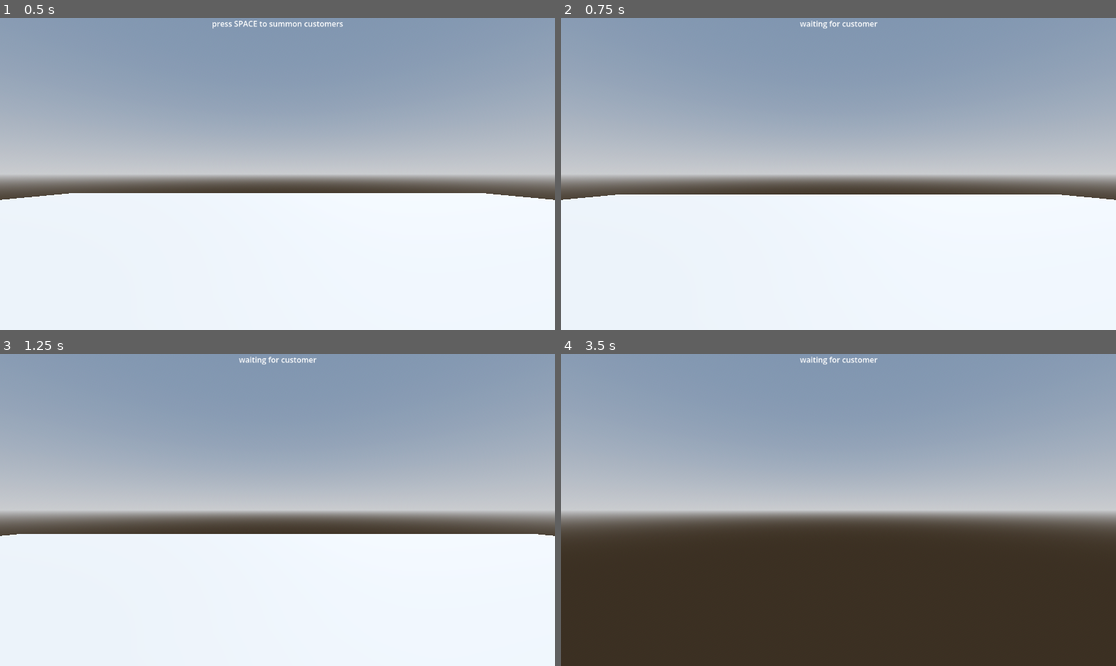
Above: before the commit, frames 1-4 (two rows, left to right).
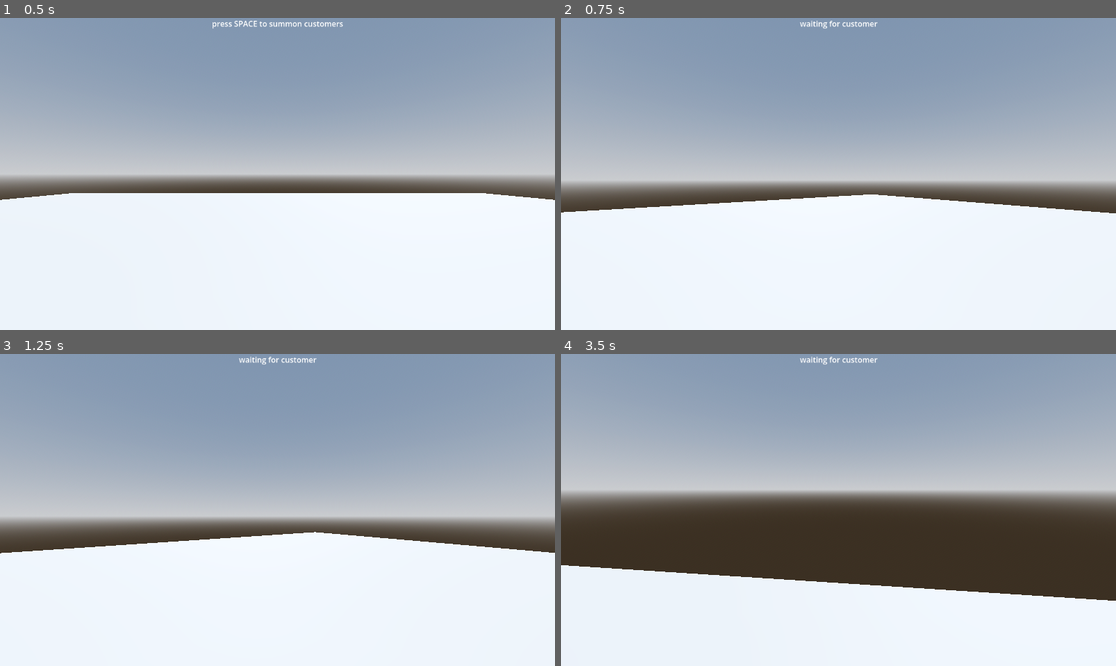
Above: after the commit, the same moments.

Repository: nidofir/ThePerfectPump
Game: Godot game, scene res://Scenes/3D Level.tscn
Same seed, same stepped clock (60 frames per second), same inputs: the game is played once before the commit and once after it. This scene is started directly instead of the project's main scene.
Inputs (mouse positions are in pixels of both pictures, inside the frame that each line leads up to):
- Up to frame 1 (0.5 s): no input
- Up to frame 2 (0.75 s): tap Space at 0.5 s; move the mouse to (866, 174) at 0.52 s; hold W (forward) from 0.53 s (still down)
- Up to frame 3 (1.25 s): keep holding W (forward); tap Enter (ui_accept) at 0.77 s
- Up to frame 4 (3.5 s): keep holding W (forward); move the mouse to (810, 510) at 1.27 s; tap Enter (ui_accept) at 1.52, 3.02 s; move the mouse to (849, 503) at 2.02 s; move the mouse to (832, 516) at 2.77 s

Frame 1 is identical in both runs. In frame 2, 8.0% of the frame differs, in the area x 0-100%, y 50-63%; in frame 3, 8.1%; in frame 4, 38%, in the area x 0-100%, y 44-100%.

Commit message:
enabled mouse while pump is active

Diff:
--- a/the-perfect-pump/Scenes/PumpEvent.tscn
+++ b/the-perfect-pump/Scenes/PumpEvent.tscn
@@ -3,6 +3,8 @@
 [ext_resource type="Script" uid="uid://bw4kwb6dwivth" path="res://Scripts/pump_event.gd" id="1_kn8te"]
 
 [node name="PumpEvent" type="CanvasLayer" unique_id=482036581]
+process_mode = 1
+process_priority = 1
 script = ExtResource("1_kn8te")
 
 [node name="Background" type="ColorRect" parent="." unique_id=2006151429]
@@ -11,6 +13,7 @@
 anchor_bottom = 1.0
 grow_horizontal = 2
 grow_vertical = 2
+mouse_filter = 1
 color = Color(14.525561, 8.116523, 8.820813, 0)
 
 [node name="NewNPCTimer" type="Timer" parent="." unique_id=519330469]
@@ -32,6 +35,7 @@
 offset_bottom = 20.0
 grow_horizontal = 2
 grow_vertical = 2
+mouse_filter = 1
 
 [node name="Background" type="ColorRect" parent="FuelBar" unique_id=1088969912]
 layout_mode = 1
@@ -40,6 +44,7 @@
 anchor_bottom = 1.0
 grow_horizontal = 2
 grow_vertical = 2
+mouse_filter = 1
 color = Color(0.2, 0.2, 0.2, 1)
 
 [node name="TargetZone" type="ColorRect" parent="FuelBar" unique_id=1723906468]
@@ -55,6 +60,7 @@
 offset_bottom = 20.0
 grow_horizontal = 2
 grow_vertical = 2
+mouse_filter = 1
 color = Color(0.10980392, 0.6666667, 1, 1)
 
 [node name="Indicator" type="ColorRect" parent="FuelBar" unique_id=659668279]
@@ -70,6 +76,7 @@
 offset_bottom = 20.0
 grow_horizontal = 2
 grow_vertical = 2
+mouse_filter = 1
 
 [node name="UI" type="CanvasLayer" parent="." unique_id=430506701]
 
--- a/the-perfect-pump/Scenes/player.tscn
+++ b/the-perfect-pump/Scenes/player.tscn
@@ -8,6 +8,7 @@
 points = PackedVector3Array(-0.12520654, -0.532801, -0.4805069, 0.022783129, 0.4760704, 0.49888408, 0.16971254, 0.55914 …(1084 unchanged characters)…
 
 [node name="Player" type="CharacterBody3D" unique_id=500545197]
+process_mode = 1
 physics_interpolation_mode = 1
 script = ExtResource("1_v0iea")
 
